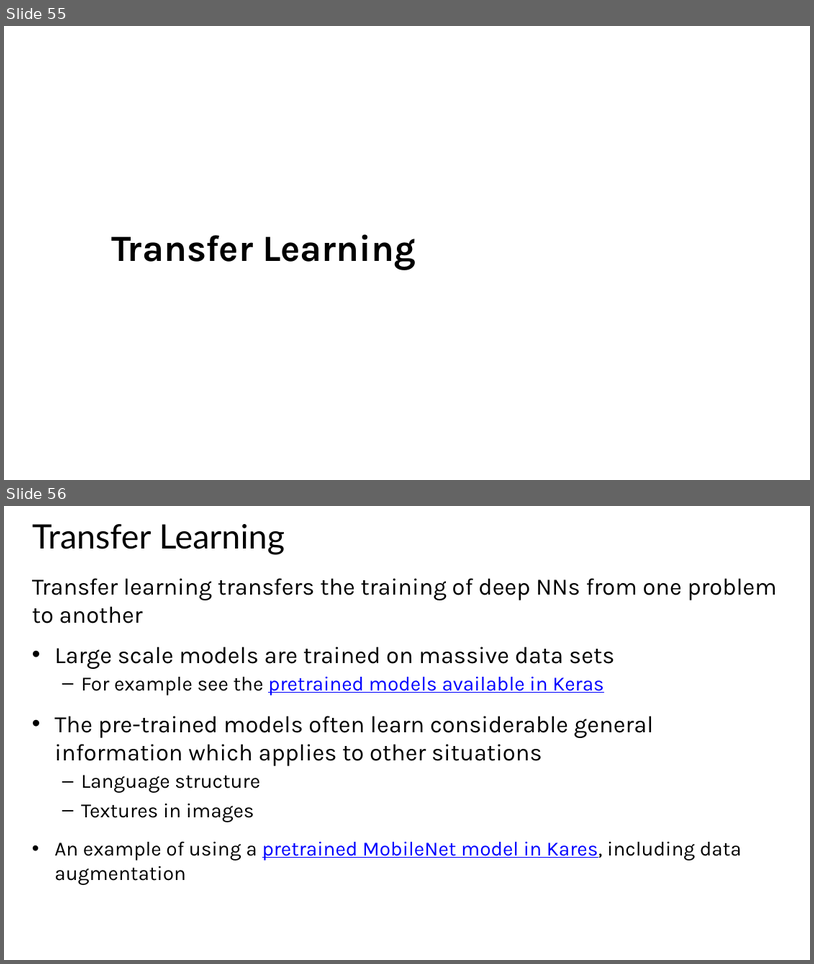
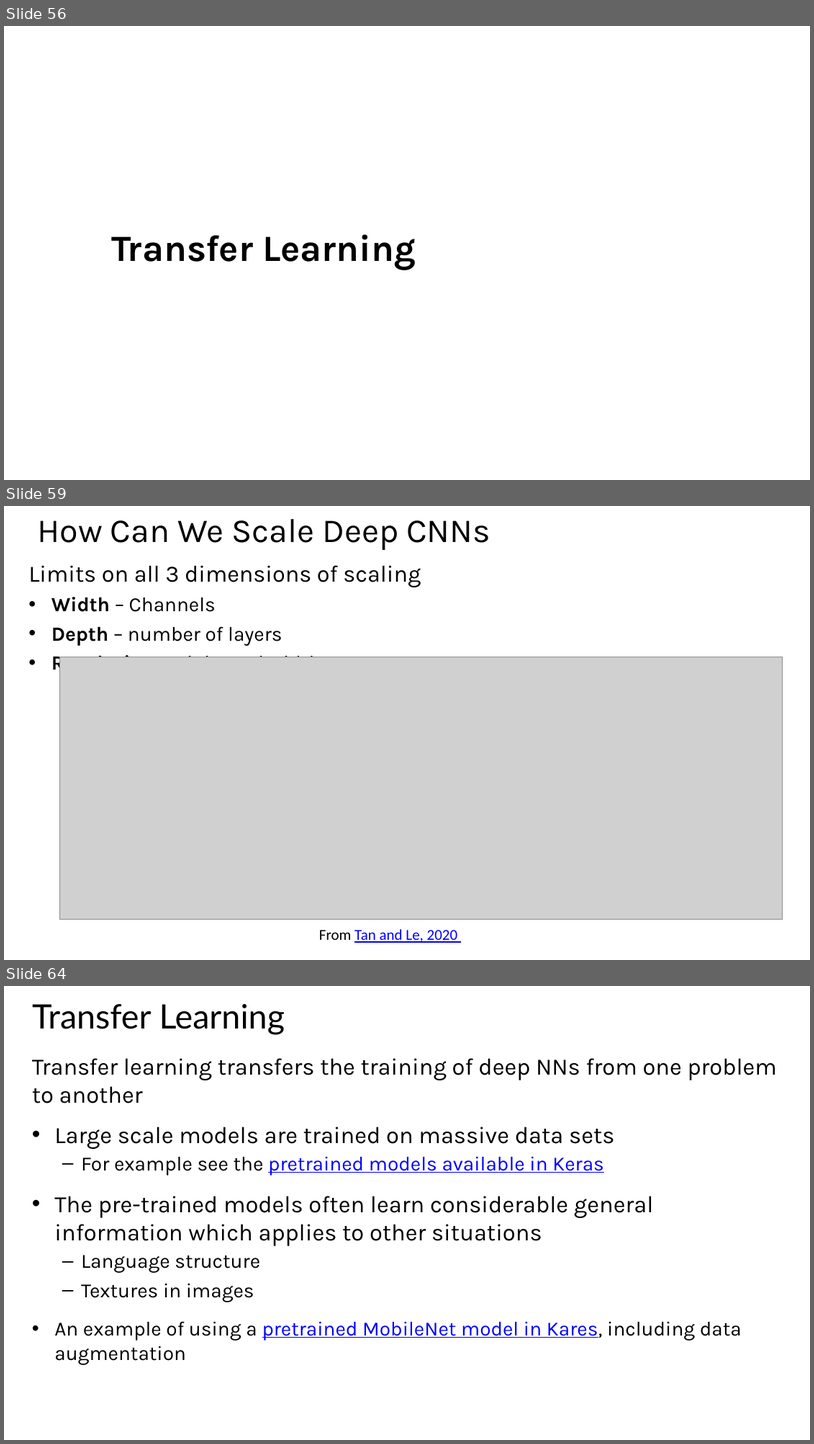
Before and after one commit to StephenElston/CSCI-E25, a slide deck: Slides/6_ConvolutionalNNs.pptx. Shown one above the other, each under a label of ours: slides 55 and 56 before the commit, slides 56, 59 and 64 after it; the slides between them are not shown. The pictures are 814x964 and 814x1444 pixels, drawn with LibreOffice and Linux fonts; fonts in the diff are those of the drawing; grey boxes stand for pictures; background and template pictures are left out. Boxes give left, top, right and bottom in pixels: in the first picture for what was removed or moved away, otherwise in the second. Text is boxed around its words. In the diff, an @@ line names an element or a change of style, - is before the commit and + after.

```diff
--- a/Slides/6_ConvolutionalNNs.pptx
+++ b/Slides/6_ConvolutionalNNs.pptx
@@ slide 59 added at bbox=[4, 506, 810, 960], background #FFFFFF @@
@@ text added at bbox=[37, 519, 491, 550], 40 pt, text #000000 @@
+How Can We Scale Deep CNNs
@@ text added at bbox=[28, 565, 421, 674], 24.1 pt, text #000000 @@
+Limits on all 3 dimensions of scaling
+• Width – Channels
+• Depth – number of layers
+• Resolution – Hight and width
@@ picture added at bbox=[59, 656, 783, 919] @@
@@ text added at bbox=[319, 929, 458, 942], 18 pt, text #0000FF, underline @@
+From Tan and Le, 2020
@@ what was slide 55 is now slide 56 @@
@@ what was slide 56 is now slide 64 @@
```
Also in this commit, not shown: 7 other slides added.
